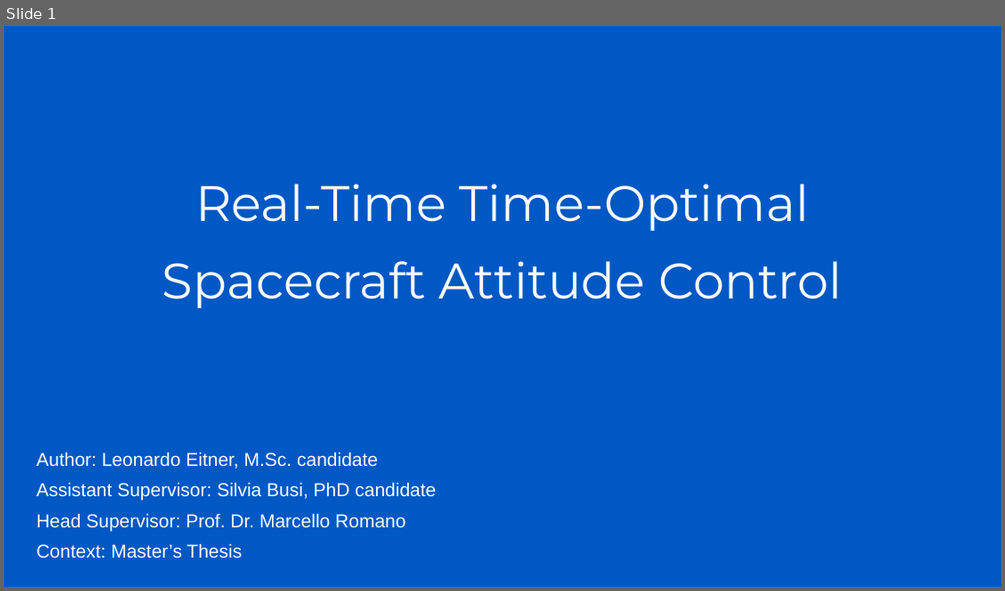
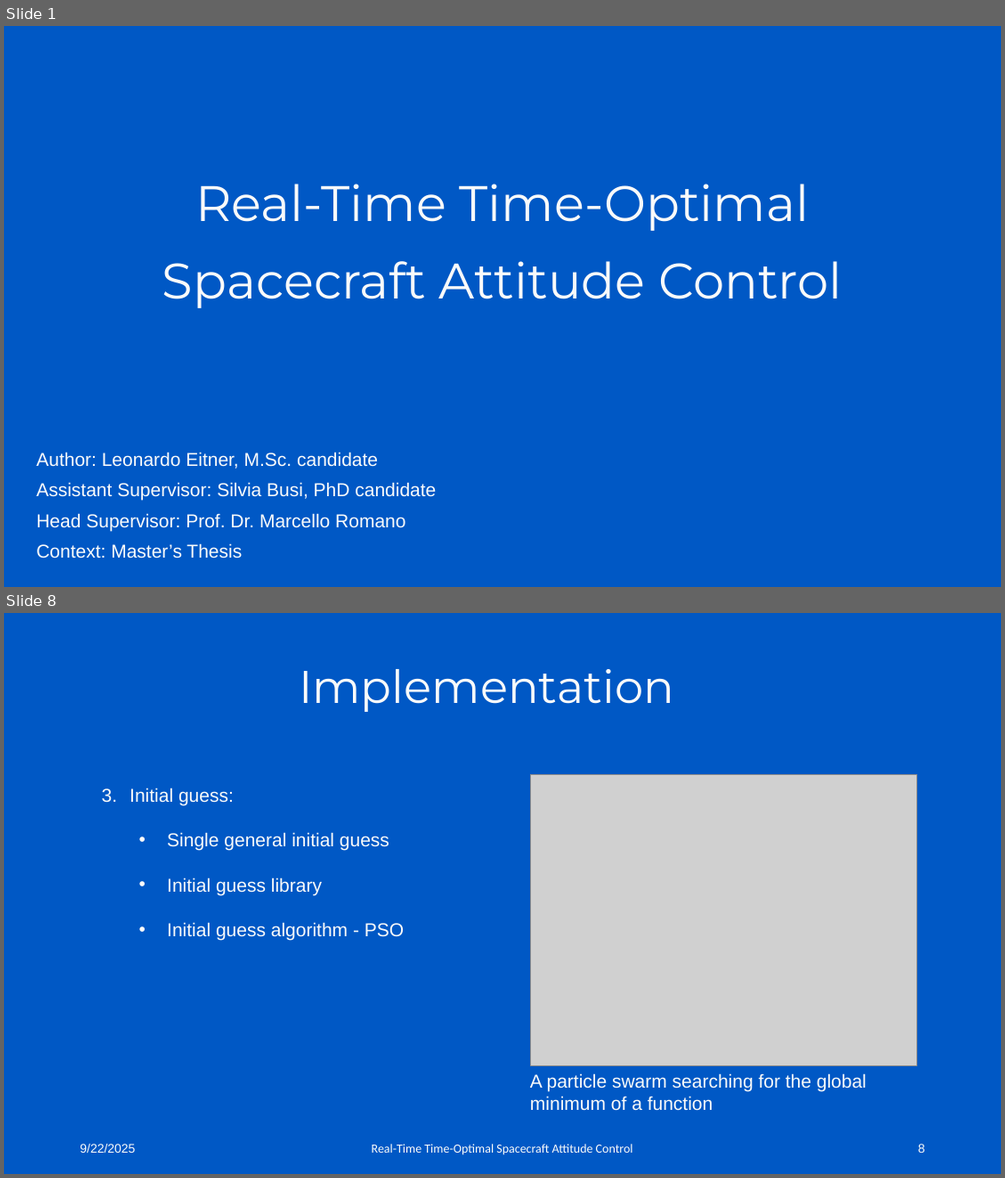
Before and after one commit to Leo8ner/TimeOptimalAttitudeControl, a slide deck: Presentations/Mid-Term Presentation.pptx. Shown one above the other, each under a label of ours: slide 1 before the commit, slides 1 and 8 after it; the slides between them are not shown. The pictures are 1005x591 and 1005x1178 pixels, drawn with LibreOffice and Linux fonts; fonts in the diff are those of the drawing; grey boxes stand for pictures; background and template pictures are left out. Boxes give left, top, right and bottom in pixels: in the first picture for what was removed or moved away, otherwise in the second. Text is boxed around its words. In the diff, an @@ line names an element or a change of style, - is before the commit and + after.

```diff
--- a/Presentations/Mid-Term Presentation.pptx
+++ b/Presentations/Mid-Term Presentation.pptx
@@ slide 8 added at <box>4,613,1001,1174</box>, background #0058C5 @@
@@ title added at <box>299,669,674,712</box>, 44 pt, text #FAFAFA @@
+Implementation
@@ text added at <box>129,787,404,940</box>, 18 pt, text #FAFAFA @@
+  3. Initial guess:
+    • Single general initial guess
+    • Initial guess library
+    • Initial guess algorithm - PSO
@@ picture added at <box>531,774,917,1065</box> @@
@@ text added at <box>530,1073,866,1111</box>, 18 pt, text #FAFAFA @@
+A particle swarm searching for the global minimum of a function
@@ text added at <box>80,1143,135,1152</box>, 12 pt, text #FBFBFB @@
+9/22/2025
@@ text added at <box>372,1143,633,1155</box>, 12 pt, text #FBFBFB @@
+Real-Time Time-Optimal Spacecraft Attitude Control
@@ page number added at <box>918,1143,925,1152</box>, 12 pt, text #FBFBFB @@
+8
```
Also in this commit, not shown: 5 slides changed, 3 other slides added.
